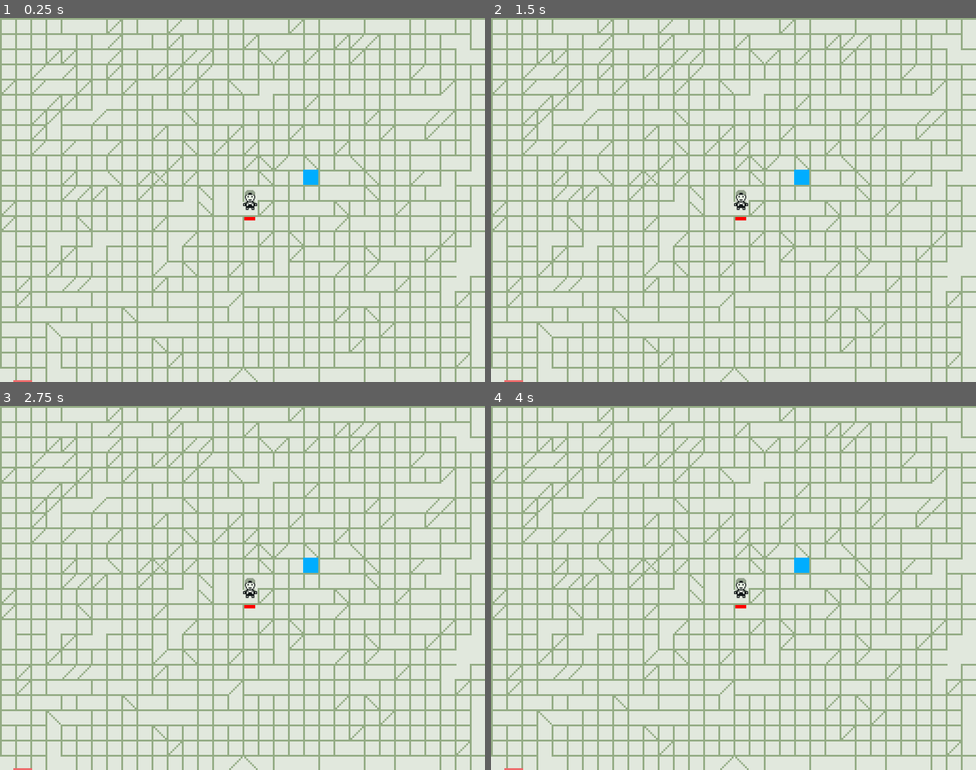
Above: before the commit, frames 1-4 (two rows, left to right).
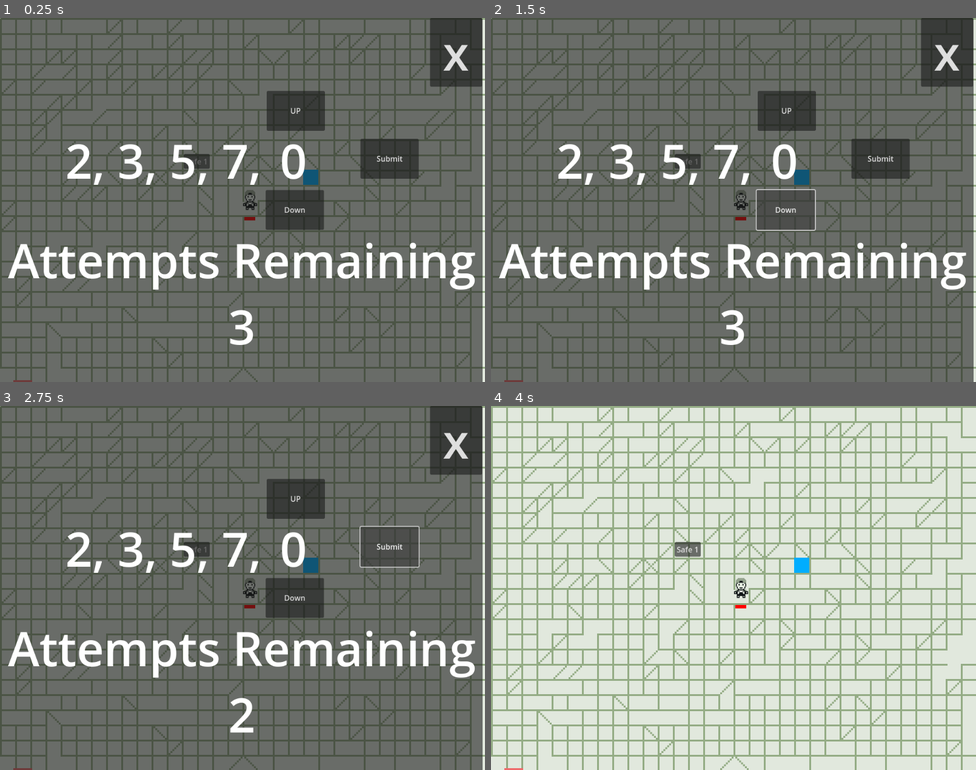
Above: after the commit, the same moments.

Repository: kabIndepthnotes/tiny_jam_nov_2025_limited_space
Game: Godot game, scene res://scenes/main_level.tscn
Two runs of this game, one before a commit and one after it. Both use one fixed random seed, a clock stepped at 60 frames per second and the inputs below.
Inputs (mouse positions are in pixels of both pictures, inside the frame that each line leads up to):
- Up to frame 1 (0.25 s): no input
- Up to frame 2 (1.5 s): click (786, 112) at 0.5 s, where only the run after the commit has a clickable "UP"; click (786, 210) at 1.25 s, where only the run after the commit has a clickable "Down"
- Up to frame 3 (2.75 s): click (388, 547) at 2 s, where only the run after the commit has a clickable "Submit"
- Up to frame 4 (4 s): click (689, 547) at 2.75 s, where only the run after the commit has a clickable "Safe 1"; click (946, 438) at 3.5 s, where only the run after the commit has a clickable "x"

The runs differ from the first frame. In frame 1, 99% of the frame differs, in the area x 0-100%, y 0-100%; in frame 2, 99%; in frame 3, 99%; in frame 4, 0.2%.

Commit message:
made safe module

Diff:
--- a/safe_1.gd
+++ b/safe_1.gd
@@ -1,15 +1,17 @@
 extends Control
-var answer := 0
-var tries := 3
-var correct_answer = 11
+@export var answer := 0
+@export var tries := 3
+@export var correct_answer = 11
+@export var text : String = "2, 3, 5, 7,"
 @onready var answer_label: Label = $CanvasLayer/Panel/answer
 @onready var tries_label: Label = $CanvasLayer/Panel/attempts_remaining
 @onready var panel = $CanvasLayer/Panel
-
+@onready var puzzle_label : Label = $CanvasLayer/Panel/Label
 
 func update_label():
 	answer_label.text = str(answer)
 	tries_label.text = str(tries)
+	puzzle_label.text = text
 func _on_up_arrow_pressed() -> void:
 	answer +=1
 	update_label()
--- a/scenes/main_level.tscn
+++ b/scenes/main_level.tscn
@@ -1,8 +1,9 @@
-[gd_scene load_steps=4 format=3 uid="uid://ljw7rv755i64"]
+[gd_scene load_steps=5 format=3 uid="uid://ljw7rv755i64"]
 
 [ext_resource type="Texture2D" uid="uid://d7pa2csth2ko" path="res://assets/floor.png" id="1_v3uhd"]
 [ext_resource type="PackedScene" uid="uid://cuxsd4ia7t206" path="res://scenes/mc.tscn" id="2_ufxs0"]
 [ext_resource type="PackedScene" uid="uid://csrqk3wxqphtm" path="res://scenes/interactable_cube.tscn" id="3_6we3w"]
+[ext_resource type="PackedScene" uid="uid://dr8b8xqpjr40f" path="res://scenes/safe_1.tscn" id="4_qmak7"]
 
 [node name="main_level" type="Node2D"]
 
@@ -19,3 +20,10 @@
 [node name="InteractableCube" parent="." instance=ExtResource("3_6we3w")]
 position = Vector2(640, 320)
 scale = Vector2(0.7894629, 0.79660857)
+
+[node name="safe1" parent="." instance=ExtResource("4_qmak7")]
+offset_left = 388.0
+offset_top = 287.0
+offset_right = 439.0
+offset_bottom = 318.0
+correct_answer = 12
--- a/scenes/safe_1.tscn
+++ b/scenes/safe_1.tscn
@@ -23,39 +23,12 @@
 
 [node name="Label" type="Label" parent="CanvasLayer/Panel"]
 layout_mode = 0
-offset_left = 126.0
+offset_left = 138.0
 offset_top = 232.0
-offset_right = 194.0
+offset_right = 566.0
 offset_bottom = 378.0
 theme_override_font_sizes/font_size = 100
-text = "2,"
-
-[node name="Label2" type="Label" parent="CanvasLayer/Panel"]
-layout_mode = 0
-offset_left = 246.0
-offset_top = 232.0
-offset_right = 314.0
-offset_bottom = 378.0
-theme_override_font_sizes/font_size = 100
-text = "3,"
-
-[node name="Label3" type="Label" parent="CanvasLayer/Panel"]
-layout_mode = 0
-offset_left = 363.0
-offset_top = 232.0
-offset_right = 431.0
-offset_bottom = 378.0
-theme_override_font_sizes/font_size = 100
-text = "5,"
-
-[node name="Label4" type="Label" parent="CanvasLayer/Panel"]
-layout_mode = 0
-offset_left = 476.0
-offset_top = 232.0
-offset_right = 544.0
-offset_bottom = 378.0
-theme_override_font_sizes/font_size = 100
-text = "7,"
+text = "2, 3, 5, 7,"
 
 [node name="answer" type="Label" parent="CanvasLayer/Panel"]
 layout_mode = 0
